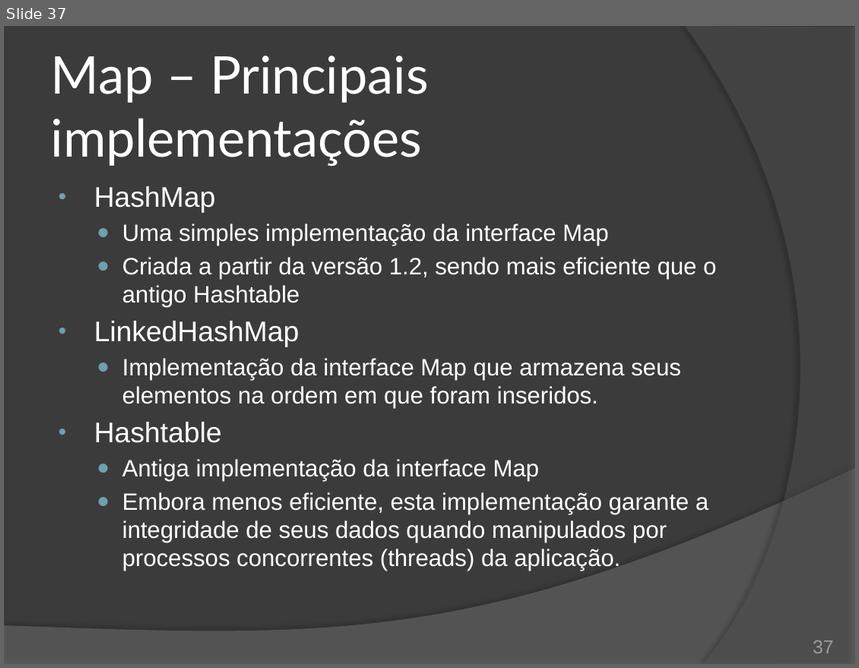
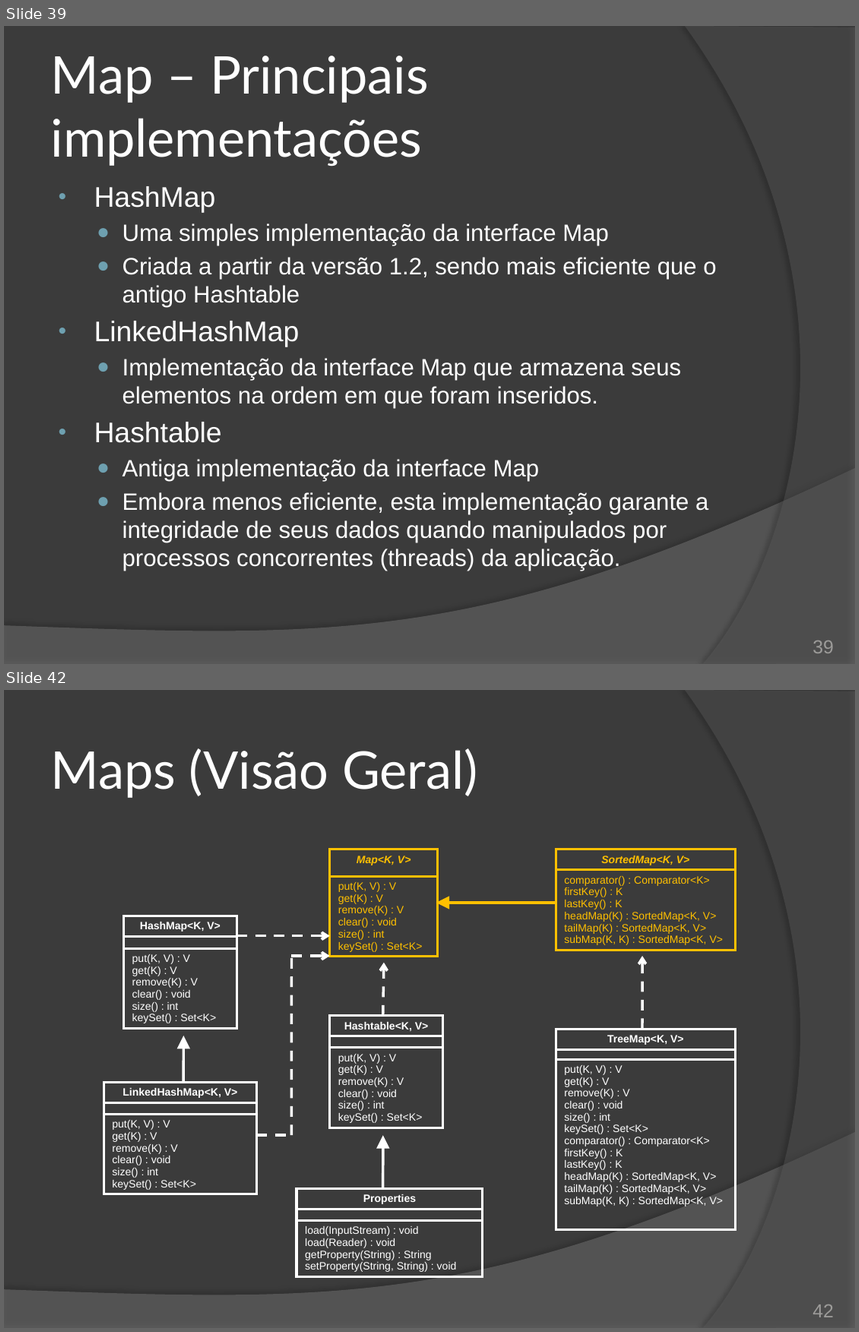
Before and after one commit to duchesqui/slzvieira-training, a slide deck: 2-Java-Programmer-Modulo-II/10.Capitulo04.pptx. Shown one above the other, each under a label of ours: slide 37 before the commit, slides 39 and 42 after it; the slides between them are not shown. The pictures are 859x668 and 859x1332 pixels, drawn with LibreOffice and Linux fonts; fonts in the diff are those of the drawing. Boxes give left, top, right and bottom in pixels: in the first picture for what was removed or moved away, otherwise in the second. Text is boxed around its words. In the diff, an @@ line names an element or a change of style, - is before the commit and + after.

```diff
--- a/2-Java-Programmer-Modulo-II/10.Capitulo04.pptx
+++ b/2-Java-Programmer-Modulo-II/10.Capitulo04.pptx
@@ slide 42 added at (4,690,855,1328), background #3B3B3B; not listed: 2 template elements that a slide beside it also shows @@
@@ title added at (51,749,478,798), 44 pt, text #FFFFFF @@
+Maps (Visão Geral)
@@ table added at (330,849,438,961), 2 rows, 1 columns @@
+Map<K, V>
+put(K, V) : V / get(K) : V / remove(K) : V / clear() : void / size() : int / keySet() : Set<K>
@@ table added at (556,849,735,955), 2 rows, 1 columns @@
+SortedMap<K, V>
+comparator() : Comparator<K> / firstKey() : K / lastKey() : K / headMap(K) : SortedMap<K, V> / tailMap(K) : SortedMap<K, V> / subMap(K, K) : SortedMap<K, V>
@@ table added at (124,916,237,1035), 3 rows, 1 columns @@
+HashMap<K, V>
+
+put(K, V) : V / get(K) : V / remove(K) : V / clear() : void / size() : int / keySet() : Set<K>
@@ arrow added from (556, 903) to (436, 903), #FFC000 2.25 pt @@
@@ arrow added from (237, 936) to (330, 936), #FFFFFF 2.25 pt dashed @@
@@ arrow added from (292, 957) to (330, 957), #FFFFFF 2.25 pt dashed @@
@@ line added from (292, 1135) to (292, 957), #FFFFFF 2.25 pt dashed @@
@@ arrow added from (382, 1016) to (384, 962), #FFFFFF 2.25 pt dashed @@
@@ arrow added from (642, 1029) to (642, 955), #FFFFFF 2.25 pt dashed @@
@@ table added at (330,1016,443,1135), 3 rows, 1 columns @@
+Hashtable<K, V>
+
+put(K, V) : V / get(K) : V / remove(K) : V / clear() : void / size() : int / keySet() : Set<K>
@@ table added at (556,1029,735,1231), 3 rows, 1 columns @@
+TreeMap<K, V>
+
+put(K, V) : V / get(K) : V / remove(K) : V / clear() : void / size() : int / keySet() : Set<K> / comparator() : Comparator<K> / firstKey() : K / lastKey() : K / headMap(K) : SortedMap<K, V> / tailMap(K) : SortedMap<K, V> / subMap(K, K) : SortedMap<K, V>
@@ arrow added from (183, 1082) to (183, 1036), #FFFFFF 2.25 pt @@
@@ table added at (104,1082,257,1201), 3 rows, 1 columns @@
+LinkedHashMap<K, V>
+
+put(K, V) : V / get(K) : V / remove(K) : V / clear() : void / size() : int / keySet() : Set<K>
@@ line added from (257, 1135) to (291, 1135), #FFFFFF 2.25 pt dashed @@
@@ arrow added from (382, 1189) to (382, 1135), #FFFFFF 2.25 pt @@
@@ table added at (297,1189,484,1281), 3 rows, 1 columns @@
+Properties
+
+load(InputStream) : void / load(Reader) : void / getProperty(String) : String / setProperty(String, String) : void
@@ page number added at (813,1305,834,1318), 16 pt, text #9D9B9A @@
+42
@@ what was slide 37 is now slide 39 @@
@@ page number at (813,641,834,654): text changed @@
-37
+39
```
Also in this commit, not shown: 2 slides changed, 3 other slides added, 4 other files.
